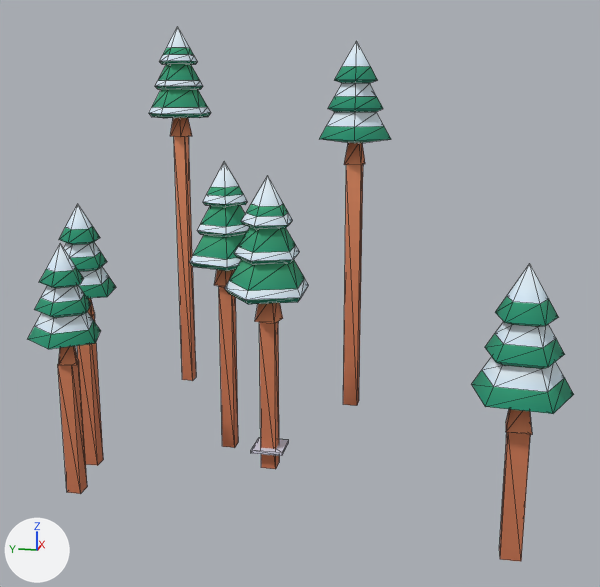
What one commit did to the glTF model public/assets/toycar/set-flurry-forest-j-lite.glb.
Both versions are drawn from a 50 mm lens placed at (-27.5, 41.5, 10.7), pointed at (-3.0, 46.4, 4.6). The axes (+X, +Y, +Z) are drawn at lower left. The lights are the same throughout. The picture after the commit comes second. Mesh edges are drawn as thin lines. Where no turn or scale is listed for an object, it has been applied to the vertices. Vertices at exactly the same position are counted once.

Script lines for the objects in view, before the commit:
```python
me_pines = bpy.data.meshes.new('pines')
me_pines.from_pydata(...)  # 480 vertices, 736 faces; spans x -4.81..8.15, y -8.35..6.42, z -4.77..8.9
me_pines.materials.append(mat_colormap)  # picture img_colormap_png
ob_pines = bpy.data.objects.new('pines', me_pines)
ob_pines.location = (-4.2, 47.1, 4.01)
```
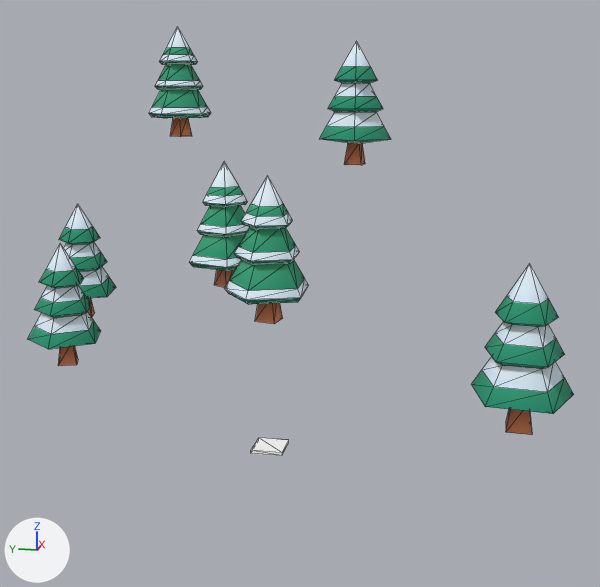
Changed parts and their boxes (x1, y1, x2, y2) in the pictures (600 x 587 px):
'pines', reshaped (24% shorter): before (28, 26, 574, 562); after (28, 26, 574, 435)
part 1 of me_pines, deleted: before (58, 136, 530, 562)

The change in detail:
me_pines is used by ob_pines; location (-4.2, 47.1, 4.01).
me_pines had 480 vertices, 736 faces and spanned x -4.81..8.15, y -8.35..6.42, z -4.77..8.9.
me_pines now has 424 vertices, 666 faces and spans x -4.81..8.15, y -8.35..6.42, z -1.34..8.9.
me_pines part 1: 7 loose pieces with 56 vertices, spanning x -3.96..7.21, y -7.36..5.61, z -4.77..4.97, are deleted.
